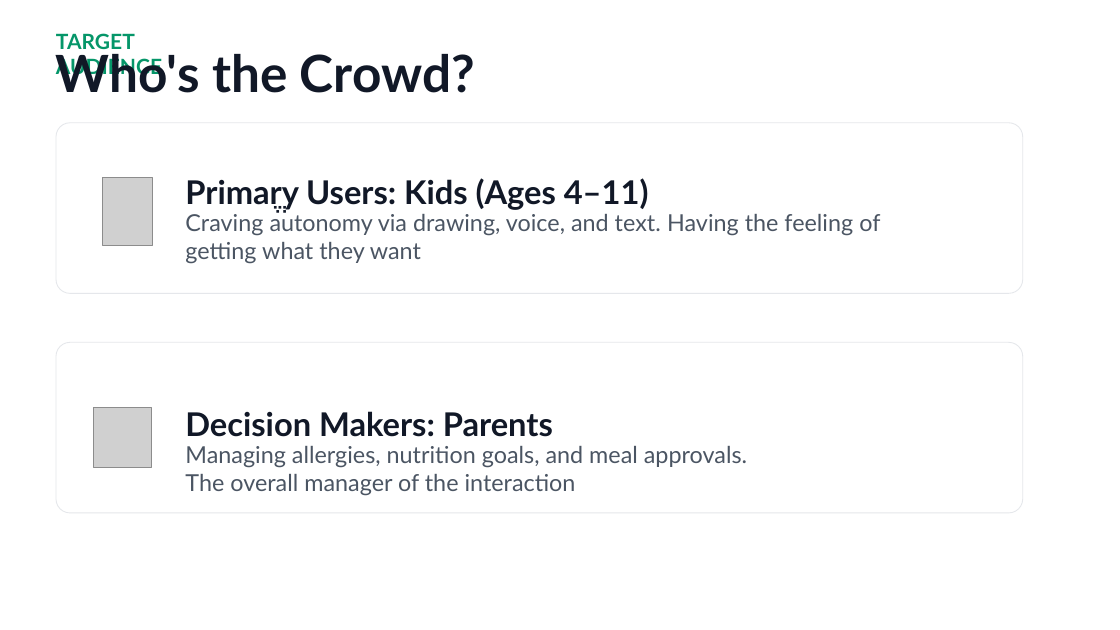
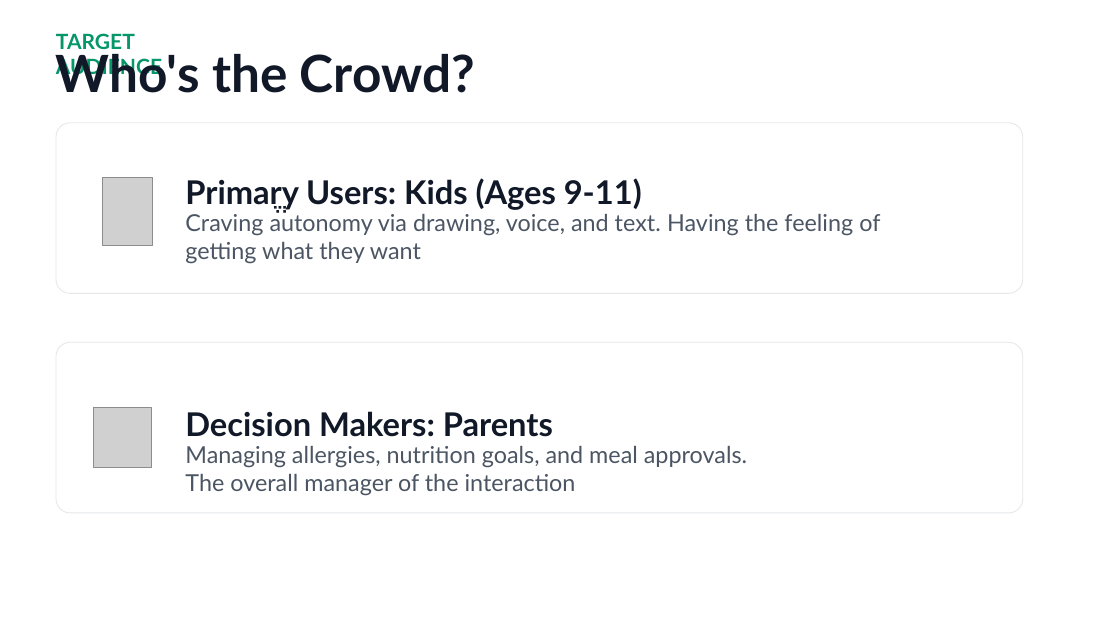
Before and after one commit to omirmo/University_FinalProject, a slide deck: slide 2 of YumWise Project Overview 1.pptx. Drawn at 1120x630 pixels with LibreOffice and Linux fonts; fonts in the diff are those of the drawing; grey boxes stand for pictures; background and template pictures are left out. Boxes give left, top, right and bottom in pixels: in the first picture for what was removed or moved away, otherwise in the second. Text is boxed around its words. In the diff, an @@ line names an element or a change of style, - is before the commit and + after.

```diff
--- a/YumWise Project Overview 1.pptx
+++ b/YumWise Project Overview 1.pptx
@@ text at (x1=185, y1=178, x2=642, y2=210): text changed @@
-Primaֱry Users: Kids (Ages 4–11)
+Primaֱry Users: Kids (Ages 9-11)
```
Also in this commit, not shown: 1 other slide changed, 1 other file.
